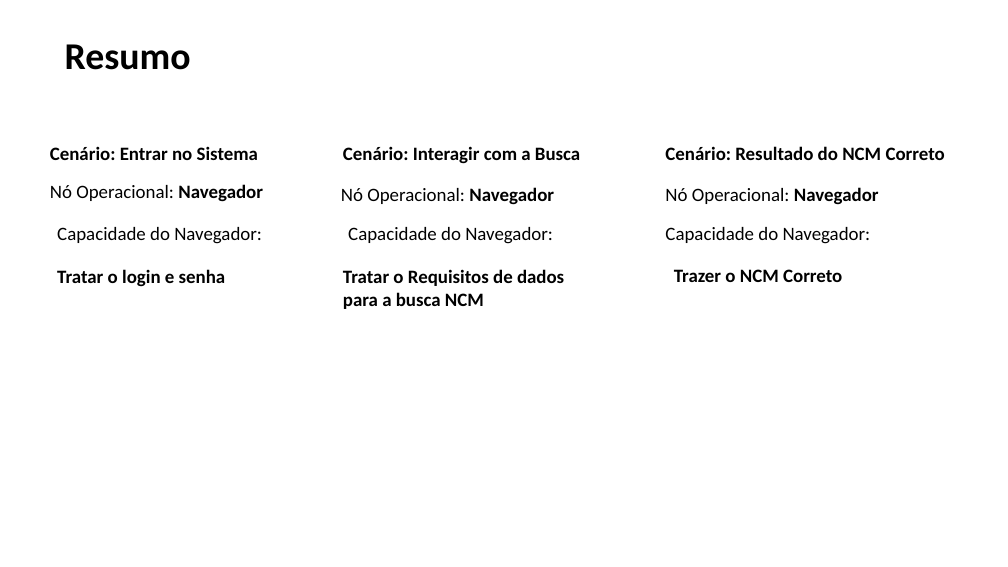
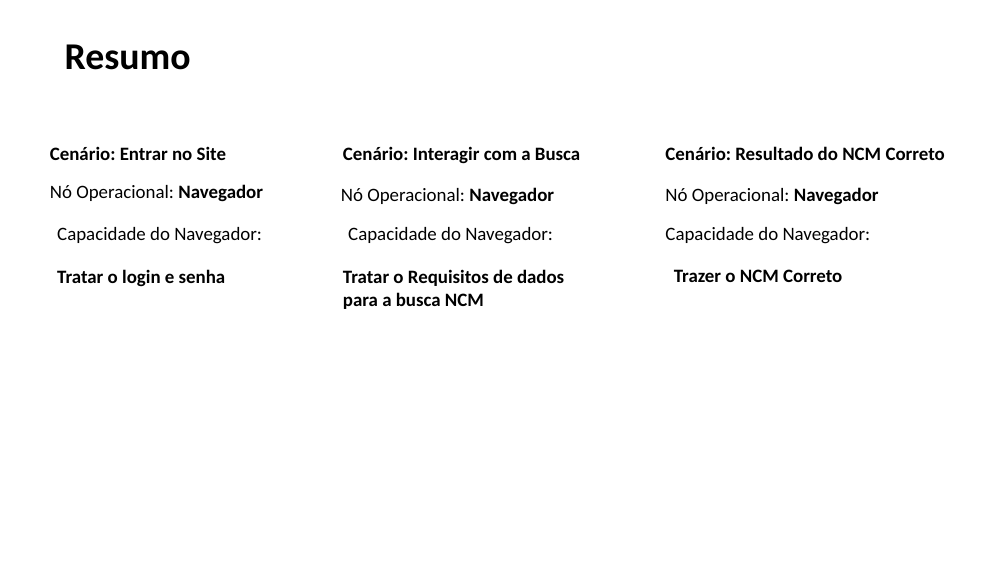
Before and after one commit to Lost-in-Logic/NCM_Search, a slide deck: slide 5 of 15. Arquitetura de Negócio para cada Cenário.pptx. Drawn at 1008x567 pixels with LibreOffice and Linux fonts; fonts in the diff are those of the drawing. Boxes give left, top, right and bottom in pixels: in the first picture for what was removed or moved away, otherwise in the second. Text is boxed around its words. In the diff, an @@ line names an element or a change of style, - is before the commit and + after.

```diff
--- a/15. Arquitetura de Negócio para cada Cenário.pptx
+++ b/15. Arquitetura de Negócio para cada Cenário.pptx
@@ text at bbox=[50, 146, 226, 160]: text changed @@
-Cenário: Entrar no Sistema
+Cenário: Entrar no Site
```
Also in this commit, not shown: 4 other slides changed, 2 other files.
